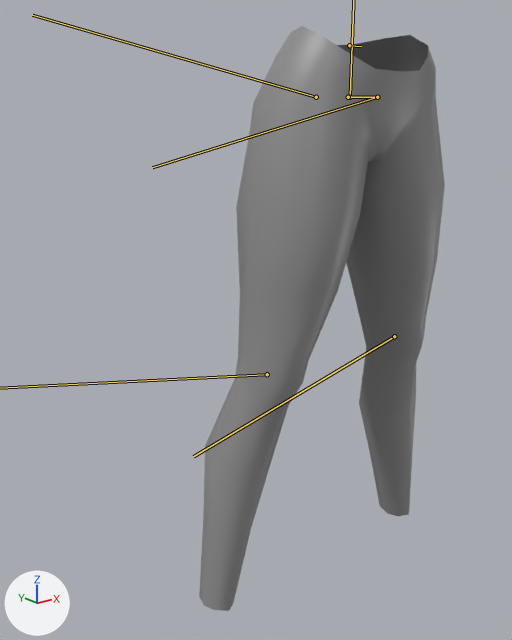
The glTF model assets/character/FDarkElf_m000_l.gltf: old version first, new version second.
Both versions are drawn from a 50 mm camera at (-0.215, -0.215, 0.266) aimed at (-0.006, 0.047, 0.162). The lights are fixed; the arrows at lower left show +X, +Y and +Z. The first picture is the older version. The bones that change are drawn over the model as lines.

Names of what the first picture shows: 'FDarkElf_m000_l.001'.
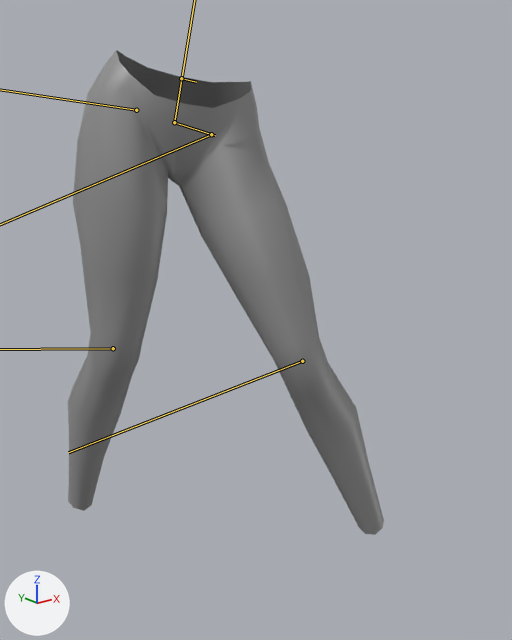
The newer file adds an action. The first version stands in its rest pose; the second is drawn at frame 26 of the action 'AtkWait_Hand_FDarkElf'.

The change in detail:
Bone 'Bip01' (bone_bip01) moves from (0.0, 0.0, 0.0) to (-0.072, -0.011, 0.037).
Bone 'Bip01' (bone_bip01) turns from (0, 0, 0) to (-11, -27, -1) degrees about its own x, y and z.
Bone 'Bip01_Pelvis' (bone_bip01_pelvis) turns from (0, 0, 0) to (0, 0, 7) degrees about its own x, y and z.
Bone 'bip01_spine' (bone_bip01_spine) moves from (0.0, 0.0, 0.0) to (0.0, -0.002, 0.0).
Bone 'bip01_spine' (bone_bip01_spine) turns from (0, 0, 0) to (0, 0, -6) degrees about its own x, y and z.
Bone 'Bip01_L_Thigh' (bone_bip01_l_thigh) moves from (0.0, 0.0, 0.0) to (0.002, 0.0, 0.0).
Bone 'Bip01_L_Thigh' (bone_bip01_l_thigh) turns from (0, 0, 0) to (10, 19, -20) degrees about its own x, y and z.
Bone 'Bip01_L_Calf' (bone_bip01_l_calf) turns from (0, 0, 0) to (0, -19, 0) degrees about its own x, y and z.
Bone 'Bip01_R_Thigh' (bone_bip01_r_thigh) moves from (0.0, 0.0, 0.0) to (-0.002, 0.0, 0.0).
Bone 'Bip01_R_Thigh' (bone_bip01_r_thigh) turns from (0, 0, 0) to (-15, 1, -15) degrees about its own x, y and z.
Bone 'Bip01_R_Calf' (bone_bip01_r_calf) turns from (0, 0, 0) to (0, -15, 0) degrees about its own x, y and z.

What differs and where, as boxes (x1, y1, x2, y2) in the pictures (512 x 640 px):
'FDarkElf_m000_l.001', posed (28% wider, 17% shorter): before (199, 26, 445, 611); after (68, 50, 384, 535)
bone 'Bip01_Pelvis', root to tip: before (348, 97) to (380, 97); after (174, 122) to (215, 135)
bone 'bip01_spine', root to tip: before (349, 45) to (361, 46); after (181, 78) to (196, 82)
bone 'Bip01_L_Calf', root to tip: before (394, 336) to (193, 456); after (302, 361) to (68, 452)
